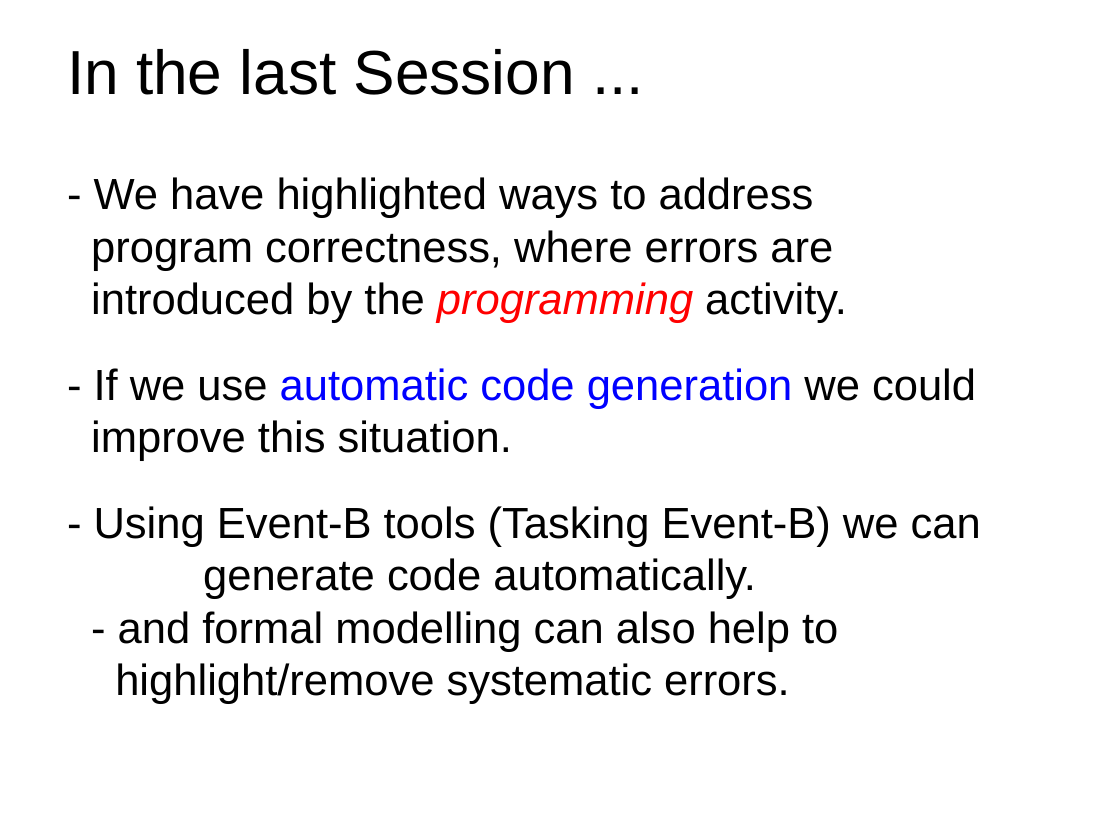
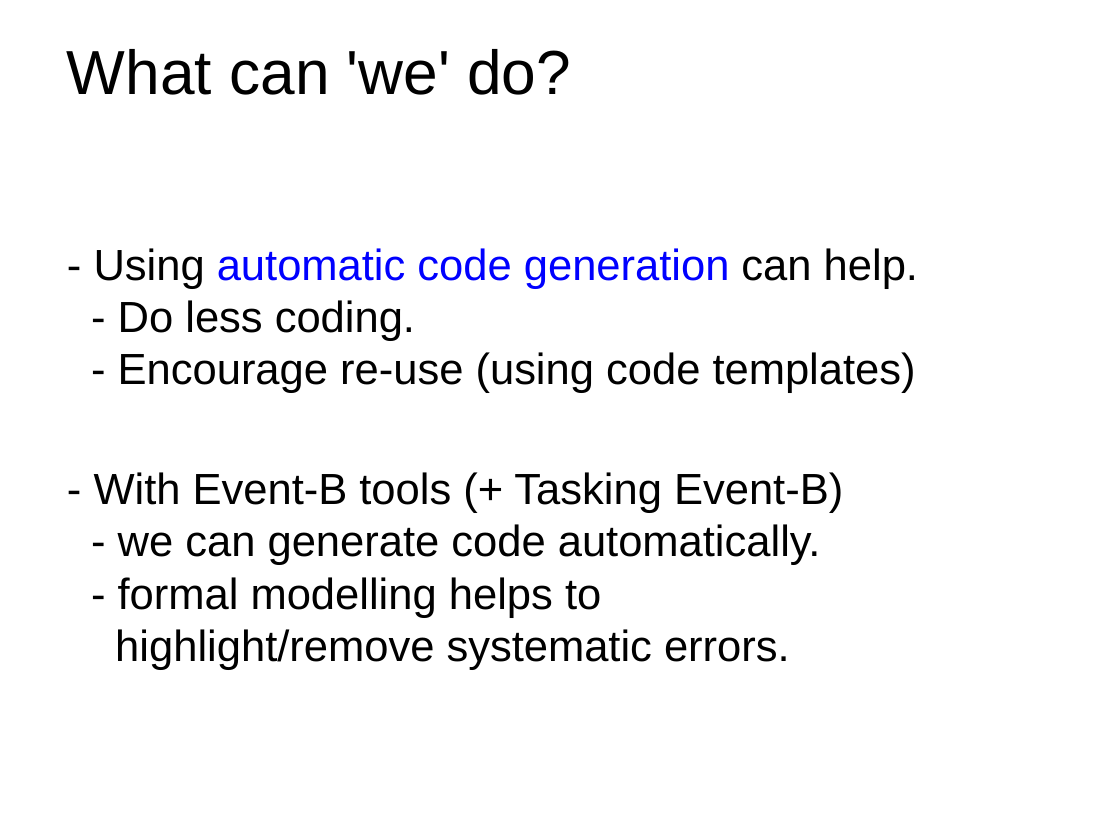
Before and after one commit to weetmuts/rodin-b-sharp-iUML_B_Utils, a slide deck: slide 3 of work/store/comp3011/AndysCourseMaterials/Mar2014/ProgrammingForSCSSession2.pptx (slide 2 before the commit). Drawn at 1120x840 pixels with LibreOffice and Linux fonts; fonts in the diff are those of the drawing; background and template pictures are left out. Boxes give left, top, right and bottom in pixels: in the first picture for what was removed or moved away, otherwise in the second. Text is boxed around its words. In the diff, an @@ line names an element or a change of style, - is before the commit and + after.

```diff
--- a/work/store/comp3011/AndysCourseMaterials/Mar2014/ProgrammingForSCSSession2.pptx
+++ b/work/store/comp3011/AndysCourseMaterials/Mar2014/ProgrammingForSCSSession2.pptx
@@ text at [67,49,571,95]: text changed @@
-In the last Session ...
+What can 'we' do?
@@ text "- Using automatic code generation ...": place and size @@
-text "- Using automatic code generation ..." at [91,177,981,704]
+text "- Using automatic code generation ..." at [94,248,918,670]
@@ text at [94,248,918,618]: text changed @@
-- We have highlighted ways to address
-program correctness, where errors are
-introduced by the programming activity.
-- If we use automatic code generation we could
-improve this situation.
-- Using Event-B tools (Tasking Event-B) we can generate code automatically.
-- and formal modelling can also help to
+- Using automatic code generation can help.
+- Do less coding.
+- Encourage re-use (using code templates)
+- With Event-B tools (+ Tasking Event-B)
+- we can generate code automatically.
+- formal modelling helps to
```
Also in this commit, not shown: 21 other slides changed, 3 slides added, 3 slides removed, 5 other files.
